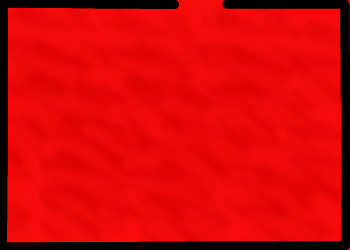
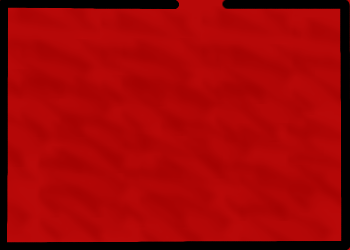
Layers edited between the first and the second 350 x 250 image:
added layer "New Layer#6" (25%) above "New Layer#4" over (0, 0, 350, 250)
